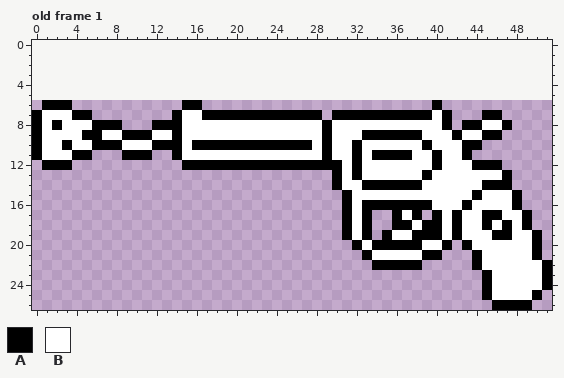
Pixel-art file, stored at Sprites/gun_combined.aseprite. The picture above is the old version.
52x21 pixels, 1 frame. Shown: old frame 1. The old version is drawn lined up with the new one, on the new canvas. The commit also changed other frames, which this record leaves out.
Visible layers, top first: "Layer 4", "Layer 3".
Palette (. is transparent): A #000000  B #ffffff
Pixels before, old frame 1, first column x 0:
 6 .AAA...........AA.......................A...........
 7 ABBBAA........ABBAAAAAAAAAAAA.AAAAAAAAAABA...AA.....
 8 ABABBBAAA...AAABBBBBBBBBBBBBBABBBBBBBBBBBA.AABBA....
 9 ABBBBAABBAAABBABBBBBBBBBBBBBBABBBAAAAAABBBABBAA.....
10 ABBABBAAABBBAAABAAAAAAAAAAAABABBABBBBBBABBBAA.......
11 ABBBAA...AAA..ABBBBBBBBBBBBBBABBABAAAABBABBA........
12 .AAA...........AAAAAAAAAAAAAAAABABBBBBBBABBBAAA.....
13 ..............................ABABBBBBBABBBBBBBA....
14 ..............................ABBAAAAAABBBBBBAAA....
15 ...............................ABBBBBBBBBBBBABBBA...
16 ...............................ABAAAAAAABBBABBBBA...
17 ...............................ABA..ABA.ABABBAABBA..
18 ...............................ABA..AABAABABBABABA..
19 ...............................ABA.ABBAAABABBBAABBA.
20 ................................ABAAAAABBA.ABBBBBBA.
21 .................................ABBBBBAA...ABBBBBA.
22 ..................................AAAAA.....ABBBBBBA
23 .............................................ABBBBBA
24 .............................................ABBBBBA
25 .............................................ABBBBA.
26 ..............................................AAAA..
The result:
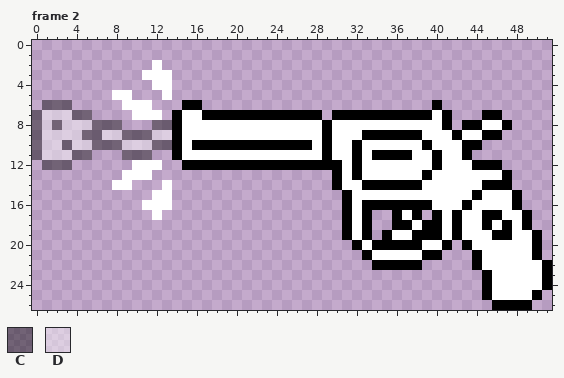
Colours new in this view: C #0000006b  D #ffffff6b
A new or re-ordered frame is compared with the old frame closest to it.
The exact change:
canvas 52x21 -> 52x27, the old top-left corner now at 0,6
frames 1 -> 6
Frame 2 is new; against old frame 1:
Colour B now appears in row 2 at x 12; in row 3 at x 11 to 13; in row 4 at x 12 to 13; in row 5 at x 8 to 9 and 13; in row 6 at x 9 to 11; in row 7 at x 10 to 12.
Colour B now appears in row 12 at x 10 to 12; in row 13 at x 9 to 11; in row 14 at x 8 to 9 and 13; in row 15 at x 12 to 13; in row 16 at x 11 to 13; in row 17 at x 12.
The author changed colour A to colour C in row 6 at x 1 to 3; in row 7 at x 0 and 4 to 5; in row 8 at x 0, 2, 6 to 8 and 12 to 13; in row 9 at x 0, 5 to 6 and 9 to 11; in row 10 at x 0, 3, 6 to 8 and 12 to 13; in row 11 at x 0, 4 to 5 and 9 to 11.
The author changed colour A to colour C in row 12 at x 1 to 3.
The author changed colour B to colour D in row 7 at x 1 to 3; in row 8 at x 1 and 3 to 5; in row 9 at x 1 to 4, 7 to 8 and 12 to 13; in row 10 at x 1 to 2, 4 to 5 and 9 to 11; in row 11 at x 1 to 3.
Pixel boxes of the changes (left, top, right, bottom) in both pictures:
changed: (32, 60, 172, 220)
